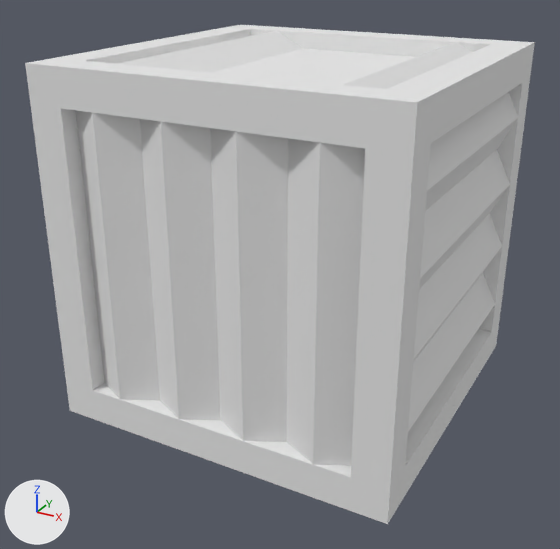
The OBJ model src/main/resources/assets/bdsandm/models/block/metal_crate.obj, before and after one commit.
Before and after are seen from a 50 mm camera at (1.478, -2.401, 1.288) aimed at (0.474, -0.576, 0.376). Every picture has the same lights, and +X, +Y and +Z are marked at lower left. Where no turn or scale is listed for an object, it has been applied to the vertices.
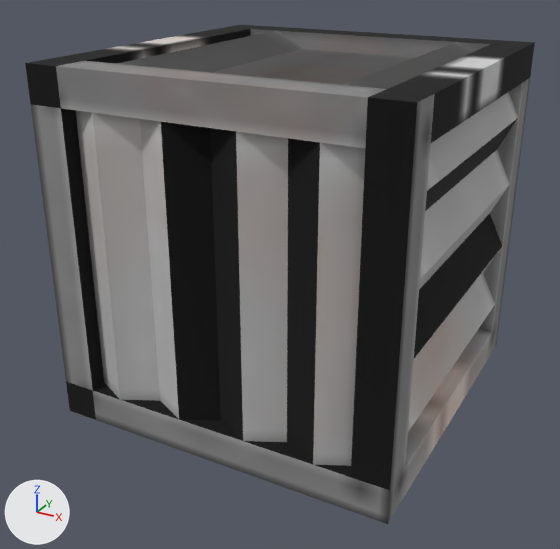
Location of each change, (x1, y1, x2, y2) in pixels of the pictures (560 x 549 px):
'Cube', surface changed: (25, 25, 535, 524) in both

What changed in the scene script:
```text
Add img_metal_crate_detail_0:
    img_metal_crate_detail_0 = load_image('metal_crate_detail_0', '../../textures/blocks/metal_crate_detail_0.png', 64, 64, 'sRGB')
Add img_metal_crate:
    img_metal_crate = load_image('metal_crate', '../../textures/blocks/metal_crate.png', 64, 64, 'sRGB')
Change mat_a:
    remove mat_a.base_color = (0.8, 0.8, 0.8)  # white #e7e7e7
    add mat_a.texture = img_metal_crate
Change mat_b:
    remove mat_b.base_color = (0.8, 0.8, 0.8)  # white #e7e7e7
    add mat_b.texture = img_metal_crate_detail_0
```
